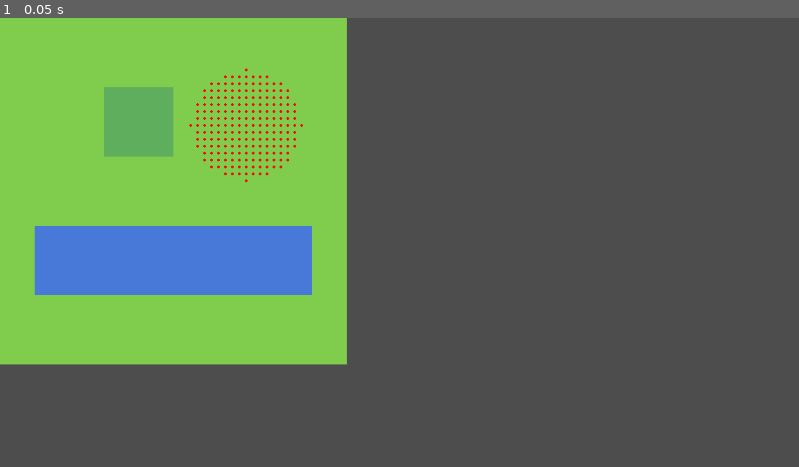
Above: before the commit, frame 1.
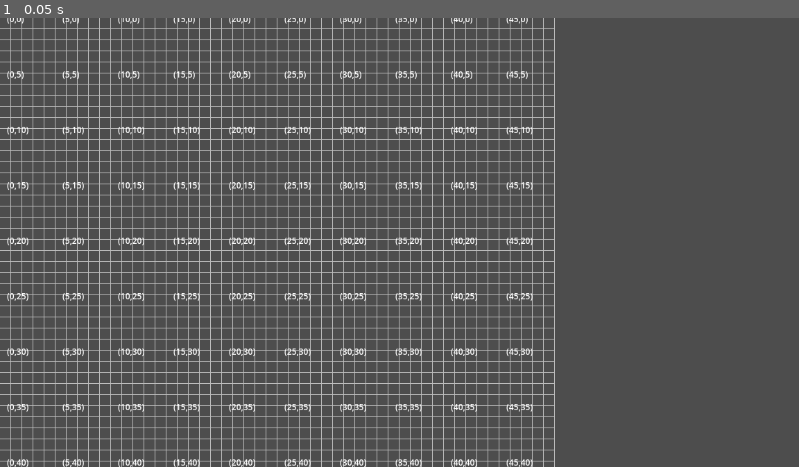
Above: after the commit, the same moment.

Repository: bk-bf/Celestia
Game: Godot game, scene res://scenes/world/tile_map_layer.tscn
Two runs of this game, one before a commit and one after it. Both use one fixed random seed, a clock stepped at 60 frames per second and the inputs below.
Inputs:
- Up to frame 1 (0.05 s): no input

The runs differ from the first frame. In frame 1, 41% of the frame differs, in the area x 0-70%, y 0-100%.

Commit message:
refactor: Remove obsolete world data and test scripts - Enhanced grid.gd with cell size management and coordinate conversion methods. - Modified tile.gd to replace altitude with density.

Diff:
--- a/scenes/world/tile_map_layer.tscn
+++ b/scenes/world/tile_map_layer.tscn
@@ -1,6 +1,6 @@
 [gd_scene load_steps=2 format=3 uid="uid://gwfgmxjdlnks"]
 
-[ext_resource type="Script" uid="uid://dohw47cb0kwhj" path="res://src/world/world_test.gd" id="1_i8n85"]
+[ext_resource type="Script" uid="uid://dohw47cb0kwhj" path="res://src/world/map_test.gd" id="1_i8n85"]
 
-[node name="Node2D" type="Node2D"]
+[node name="TestMap" type="Node2D"]
 script = ExtResource("1_i8n85")
--- /dev/null
+++ b/src/world/coordinate_utils.gd
@@ -0,0 +1,57 @@
+class_name CoordinateUtils
+extends Object
+
+# Get all coordinates in a circle around center
+static func get_circle_coordinates(center: Vector2i, radius: int) -> Array:
+	var result = []
+	for y in range(center.y - radius, center.y + radius + 1):
+		for x in range(center.x - radius, center.x + radius + 1):
+			var coords = Vector2i(x, y)
+			if center.distance_to(coords) <= radius:
+				result.append(coords)
+	return result
+
+# Get coordinates in a line between start and end (Bresenham's line algorithm)
+static func get_line_coordinates(start: Vector2i, end: Vector2i) -> Array:
+	var result = []
+
+	var x0 = start.x
+	var y0 = start.y
+	var x1 = end.x
+	var y1 = end.y
+
+	var dx = abs(x1 - x0)
+	var dy = -abs(y1 - y0)
+	var sx = 1 if x0 < x1 else -1
+	var sy = 1 if y0 < y1 else -1
+	var err = dx + dy
+
+	while true:
+		result.append(Vector2i(x0, y0))
+		if x0 == x1 and y0 == y1:
+			break
+		var e2 = 2 * err
+		if e2 >= dy:
+			if x0 == x1:
+				break
+			err += dy
+			x0 += sx
+		if e2 <= dx:
+			if y0 == y1:
+				break
+			err += dx
+			y0 += sy
+
+	return result
+
+# Convert grid coords to isometric display coords
+static func grid_to_isometric(grid_coords: Vector2i) -> Vector2:
+	var iso_x = (grid_coords.x - grid_coords.y)
+	var iso_y = (grid_coords.x + grid_coords.y) / 2
+	return Vector2(iso_x, iso_y)
+
+# Convert isometric display coords to grid coords
+static func isometric_to_grid(iso_coords: Vector2) -> Vector2i:
+	var grid_x = (iso_coords.x + 2 * iso_coords.y) / 2
+	var grid_y = (-iso_coords.x + 2 * iso_coords.y) / 2
+	return Vector2i(round(grid_x), round(grid_y))
--- /dev/null
+++ b/src/world/map_test.gd
@@ -0,0 +1,75 @@
+extends Node2D
+
+var map_data: MapData
+@export var show_grid_lines: bool = true
+@export var cell_size: Vector2 = Vector2(16, 16)
+
+func _ready():
+	# Create a small test map
+	map_data = MapData.new(Vector2i(50, 50), randi())
+	queue_redraw()
+
+	# Modify some tiles for testing
+	for y in range(10, 20):
+		for x in range(15, 25):
+			var tile = map_data.get_tile(Vector2i(x, y))
+			tile.biome_type = "forest"
+			tile.density = 0.5
+			tile.resources["wood"] = 0.8
+
+	# Create a water feature
+	for y in range(30, 40):
+		for x in range(5, 45):
+			var tile = map_data.get_tile(Vector2i(x, y))
+			tile.biome_type = "river"
+			tile.density = -0.2
+
+	# Register a monster territory
+	map_data.register_monster_territory(Vector2i(35, 15), 8.0, "wolf_pack")
+
+	# Print some statistics
+	print("World created with size: ", map_data.get_width(), "x", map_data.get_height())
+	print("Average density: ", "%.2f" % map_data.get_average_density())
+	print("Forest percentage: ", map_data.get_biome_percentage("forest") * 100, "%")
+	print("Water percentage: ", map_data.get_biome_percentage("river") * 100, "%")
+
+	var wood_tiles = map_data.find_tiles_with_resource("wood", 0.5)
+	print("Found ", wood_tiles.size(), " tiles with significant wood resources")
+
+	# Save the map data
+	var save_path = "res://test_map.tres"
+	var err = map_data.save_to_file(save_path)
+	print("World saved with result: ", err)
+
+# Add this visualization function
+func _draw():
+	if !map_data:
+		return
+
+	# Draw grid lines
+	if show_grid_lines:
+		var width = map_data.get_width() * cell_size.x
+		var height = map_data.get_height() * cell_size.y
+
+		# Draw vertical lines
+		for x in range(map_data.get_width() + 1):
+			var start = Vector2(x * cell_size.x, 0)
+			var end = Vector2(x * cell_size.x, height)
+			draw_line(start, end, Color.GRAY, 1.0)
+
+		# Draw horizontal lines
+		for y in range(map_data.get_height() + 1):
+			var start = Vector2(0, y * cell_size.y)
+			var end = Vector2(width, y * cell_size.y)
+			draw_line(start, end, Color.GRAY, 1.0)
+
+# Test coordinate conversion
+	for y in range(map_data.get_height()):
+		for x in range(map_data.get_width()):
+			var grid_coords = Vector2i(x, y)
+			var world_pos = map_data.grid_to_world(grid_coords)
+
+			# Draw coordinate text for a few tiles
+			if x % 5 == 0 and y % 5 == 0:
+				draw_string(ThemeDB.fallback_font, world_pos + Vector2(2, -2),
+		   "(%d,%d)" % [x, y], HORIZONTAL_ALIGNMENT_CENTER, -1, 12)
--- a/src/world/terrain/grid.gd
+++ b/src/world/terrain/grid.gd
@@ -5,15 +5,29 @@
 @export var width: int = 100
 @export var height: int = 100
 
+# Define your cell size (in pixels)
+@export var cell_size: Vector2 = Vector2(16, 16)
+
 # Storage for tiles
 var _tiles: Array = []  # Will store Tile objects in a 1D array
+var _half_cell_size: Vector2
 @export var chunk_size: int = 16  # For potential future optimization
 
 # Initialization
-func _init(w: int = 100, h: int = 100):
+func _init(w: int = 100, h: int = 100, cell_sz: Vector2 = Vector2(16, 16)):
 	width = w
 	height = h
+	cell_size = cell_sz
+	_half_cell_size = cell_size / 2
 	_initialize_grid()
+
+# Convert grid coordinates to world position (center of tile)
+func grid_to_world(grid_coords: Vector2i) -> Vector2:
+	return Vector2(grid_coords) * cell_size + _half_cell_size
+
+# Convert world position to grid coordinates
+func world_to_grid(world_pos: Vector2) -> Vector2i:
+	return Vector2i((world_pos / cell_size).floor())
 
 # Create empty tiles for the entire grid
 func _initialize_grid() -> void:
--- a/src/world/terrain/world_data.gd
+++ b/src/world/terrain/map_data.gd
@@ -1,13 +1,13 @@
-class_name WorldData
+class_name MapData
 extends Resource
 
 # Core terrain grid
 @export var terrain_grid: Grid
 
-# World properties
-@export var world_seed: int = 0
-@export var world_name: String = "Celestia World"
-@export var world_size: Vector2i = Vector2i(200, 200)
+# Map properties
+@export var map_seed: int = 0
+@export var map_name: String = "Celestia Map"
+@export var map_size: Vector2i = Vector2i(200, 200)
 
 # Biome distribution
 var biome_distribution: Dictionary = {}
@@ -24,18 +24,18 @@
 var ocean_tiles: Array = []
 
 # Initialization
-func _init(size: Vector2i = Vector2i(200, 200), seed_value: int = 0):
-	world_size = size
-	world_seed = seed_value
+func _init(size: Vector2i = Vector2i(200, 200), set_seed : int = 0):
+	map_size = size
+	map_seed = set_seed
 	terrain_grid = Grid.new(size.x, size.y)
 
 # Save and load functionality
 func save_to_file(path: String) -> Error:
 	return ResourceSaver.save(self, path)
 
-static func load_from_file(path: String) -> WorldData:
+static func load_from_file(path: String) -> MapData:
 	if ResourceLoader.exists(path):
-		return ResourceLoader.load(path) as WorldData
+		return ResourceLoader.load(path) as MapData
 	return null
 
 # Getters and setters
@@ -46,23 +46,23 @@
 	terrain_grid.set_tile(coords, tile)
 
 func get_width() -> int:
-	return world_size.x
+	return map_size.x
 
 func get_height() -> int:
-	return world_size.y
+	return map_size.y
 
 # Utility methods for terrain analysis
-func get_average_altitude() -> float:
+func get_average_density() -> float:
 	var sum = 0.0
 	var count = 0
 
 	for y in range(get_height()):
 		for x in range(get_width()):
 			var tile = get_tile(Vector2i(x, y))
-			sum += tile.altitude
+			sum += tile.density
 			count += 1
 
-	return sum / count if count > 0 else 0.0
+	return sum / count if count > 0 else 0.5 # Default to normal ground density
 
 func get_biome_percentage(biome_type: String) -> float:
 	var count = 0
@@ -88,13 +88,13 @@
 
 	return matching_tiles
 
-func find_tiles_by_altitude_range(min_alt: float, max_alt: float) -> Array:
+func find_tiles_by_density_range(min_density: float, max_density: float) -> Array:
 	var matching_tiles = []
 
 	for y in range(get_height()):
 		for x in range(get_width()):
 			var tile = get_tile(Vector2i(x, y))
-			if tile.altitude >= min_alt and tile.altitude <= max_alt:
+			if tile.density >= min_density and tile.density <= max_density:
 				matching_tiles.append(tile)
 
 	return matching_tiles
@@ -127,3 +127,17 @@
 				var tile = get_tile(coords)
 				if tile:
 					tile.territory_owner = monster_type
+
+
+# Convert grid coordinates to world position
+func grid_to_world(grid_coords: Vector2i) -> Vector2:
+	return terrain_grid.grid_to_world(grid_coords)
+
+# Convert world position to grid coordinates
+func world_to_grid(world_pos: Vector2) -> Vector2i:
+	return terrain_grid.world_to_grid(world_pos)
+
+# Check if world coordinates are within map bounds
+func is_within_bounds_world(world_pos: Vector2) -> bool:
+	var grid_coords = world_to_grid(world_pos)
+	return terrain_grid.is_valid_coordinates(grid_coords)
--- a/src/world/terrain/tile.gd
+++ b/src/world/terrain/tile.gd
@@ -2,10 +2,11 @@
 extends Resource
 
 # Basic terrain properties
-@export var altitude: float = 0.0
+@export var density: float = 0.5 # 0-1 range, 0.5 is default ground level
 @export var biome_type: String = "plains"
 @export var moisture: float = 0.5
 @export var temperature: float = 0.5
+@export var movement_speed: float = 1.0 # Default normal movement speed
 
 # Resource properties
 @export var resources: Dictionary = {}
@@ -17,13 +18,13 @@
 
 # Additional properties for game mechanics
 @export var walkable: bool = true
-@export var territory_owner: String = ""  # For monster territory system
-@export var magic_influence: Dictionary = {}  # For elemental magic system
+@export var territory_owner: String = "" # For monster territory system
+@export var magic_influence: Dictionary = {} # For elemental magic system
 
-func _init(coords: Vector2i = Vector2i(0, 0), alt: float = 0.0, biome: String = "plains"):
+func _init(coords: Vector2i = Vector2i(0, 0), den: float = 0.5, biome: String = "plains"):
 	x = coords.x
 	y = coords.y
-	altitude = alt
+	density = den
 	biome_type = biome
 
 # Helper methods
@@ -31,7 +32,7 @@
 	return Vector2i(x, y)
 
 func is_water() -> bool:
-	return altitude < 0.0 or biome_type == "ocean" or biome_type == "lake" or biome_type == "river"
+	return density < 0.3 or biome_type == "ocean" or biome_type == "lake" or biome_type == "river"
 
 func get_resource_value(resource_name: String) -> float:
 	if resource_name in resources:
--- /dev/null
+++ b/src/world/terrain/tile_map_converter.gd
@@ -0,0 +1,52 @@
+
+class_name TileMapConverter
+extends Node
+
+# References to your TileMap layers
+@export var ground_layer: TileMap
+@export var object_layer: TileMap
+
+# The MapData to visualize
+@export var map_data: MapData
+
+# Convert MapData to TileMap visualization
+func update_tilemap_from_world_data():
+	if !map_data or !ground_layer or !object_layer:
+		push_error("Missing required references")
+		return
+
+	# Clear layers
+	ground_layer.clear()
+	object_layer.clear()
+
+	# Set cell size to match
+	var cell_size = ground_layer.tile_set.tile_size
+
+	# Update your Grid's cell size if needed
+	map_data.terrain_grid.cell_size = Vector2(cell_size)
+
+	# Draw all tiles
+	for y in range(map_data.get_height()):
+		for x in range(map_data.get_width()):
+			var tile = map_data.get_tile(Vector2i(x, y))
+			var atlas_coords = get_atlas_coords_for_tile(tile)
+
+			# Place ground tile
+			ground_layer.set_cell(0, Vector2i(x, y), 0, atlas_coords)
+
+			# Place objects if needed
+			if tile.biome_type == "forest" and tile.density > 0.7:
+				var tree_coords = Vector2i(0, 0)  # Your tree tile coordinates
+				object_layer.set_cell(0, Vector2i(x, y), 1, tree_coords)
+
+# Helper to determine which tile to use based on tile properties
+func get_atlas_coords_for_tile(tile: Tile) -> Vector2i:
+	# This is where you'd determine which visual tile to use based on the tile's properties
+	if tile.is_water():
+		return Vector2i(0, 0)  # Water tile atlas coords
+	elif tile.density > 0.8:
+		return Vector2i(1, 0)  # Mountain/rock tile
+	elif tile.density < 0.3:
+		return Vector2i(2, 0)  # Sand/shallow water
+	else:
+		return Vector2i(3, 0)  # Grass/normal ground
--- a/src/world/world_test.gd
+++ /dev/null
@@ -1,75 +0,0 @@
-extends Node2D
-
-var world_data: WorldData
-
-func _ready():
-	# Create a small test world
-	world_data = WorldData.new(Vector2i(50, 50), randi())
-	queue_redraw()
-
-	# Modify some tiles for testing
-	for y in range(10, 20):
-		for x in range(15, 25):
-			var tile = world_data.get_tile(Vector2i(x, y))
-			tile.biome_type = "forest"
-			tile.altitude = 0.7
-			tile.resources["wood"] = 0.8
-
-	# Create a water feature
-	for y in range(30, 40):
-		for x in range(5, 45):
-			var tile = world_data.get_tile(Vector2i(x, y))
-			tile.biome_type = "river"
-			tile.altitude = -0.2
-
-	# Register a monster territory
-	world_data.register_monster_territory(Vector2i(35, 15), 8.0, "wolf_pack")
-
-	# Print some statistics
-	print("World created with size: ", world_data.get_width(), "x", world_data.get_height())
-	print("Average altitude: ", world_data.get_average_altitude())
-	print("Forest percentage: ", world_data.get_biome_percentage("forest") * 100, "%")
-	print("Water percentage: ", world_data.get_biome_percentage("river") * 100, "%")
-
-	var wood_tiles = world_data.find_tiles_with_resource("wood", 0.5)
-	print("Found ", wood_tiles.size(), " tiles with significant wood resources")
-
-	# Save the world data
-	var save_path = "res://test_world.tres"
-	var err = world_data.save_to_file(save_path)
-	print("World saved with result: ", err)
-
-# Add this visualization function
-func _draw():
-	var tile_size = 10  # Size of each tile in pixels
-
-	for y in range(world_data.get_height()):
-		for x in range(world_data.get_width()):
-			var tile = world_data.get_tile(Vector2i(x, y))
-			var rect = Rect2(x * tile_size, y * tile_size, tile_size, tile_size)
-
-			# Choose color based on biome type
-			var color = Color.WHITE
-			match tile.biome_type:
-				"plains":
-					color = Color(0.5, 0.8, 0.3)  # Light green
-				"forest":
-					color = Color(0.2, 0.6, 0.2)  # Darker green
-				"river", "lake", "ocean":
-					color = Color(0.3, 0.5, 0.9)  # Blue
-				_:
-					color = Color(0.8, 0.8, 0.7)  # Default tan
-
-			# Modify color based on altitude
-			if tile.altitude > 0:
-				color = color.lightened(tile.altitude * 0.3)
-			else:
-				color = color.darkened(-tile.altitude * 0.3)
-
-			# Draw the tile
-			draw_rect(rect, color)
-
-			# Draw territory markers
-			if tile.territory_owner != "":
-				var center = Vector2(x * tile_size + tile_size/2, y * tile_size + tile_size/2)
-				draw_circle(center, tile_size/4, Color.RED)
--- /dev/null
+++ b/test_map.tres
@@ -0,0 +1,18 @@
+[gd_resource type="Resource" script_class="MapData" load_steps=4 format=3 uid="uid://d02jxnbfdx8mt"]
+
+[ext_resource type="Script" uid="uid://cb6wveq0sjsaq" path="res://src/world/terrain/map_data.gd" id="1_ioop6"]
+[ext_resource type="Script" uid="uid://ckjfidr7gsmde" path="res://src/world/terrain/grid.gd" id="2_t58h8"]
+
+[sub_resource type="Resource" id="Resource_cnwnv"]
+script = ExtResource("2_t58h8")
+width = 50
+height = 50
+cell_size = Vector2(16, 16)
+chunk_size = 16
+
+[resource]
+script = ExtResource("1_ioop6")
+terrain_grid = SubResource("Resource_cnwnv")
+map_seed = 3300251122
+map_name = "Celestia Map"
+map_size = Vector2i(50, 50)
--- a/test_world.tres
+++ /dev/null
@@ -1,17 +0,0 @@
-[gd_resource type="Resource" script_class="WorldData" load_steps=4 format=3]
-
-[ext_resource type="Script" path="res://src/world/terrain/world_data.gd" id="1_nxb4t"]
-[ext_resource type="Script" path="res://src/world/terrain/grid.gd" id="2_usdw6"]
-
-[sub_resource type="Resource" id="Resource_y5hvx"]
-script = ExtResource("2_usdw6")
-width = 50
-height = 50
-chunk_size = 16
-
-[resource]
-script = ExtResource("1_nxb4t")
-terrain_grid = SubResource("Resource_y5hvx")
-world_seed = 4013671225
-world_name = "Celestia World"
-world_size = Vector2i(50, 50)
Not shown, added: src/world/coordinate_utils.gd.uid
Renamed: src/world/world_test.gd.uid -> src/world/map_test.gd.uid
Renamed: src/world/terrain/world_data.gd.uid -> src/world/terrain/map_data.gd.uid
Not shown, added: src/world/terrain/tile_map_converter.gd.uid
Not shown, added: MVP_Task_List.md
